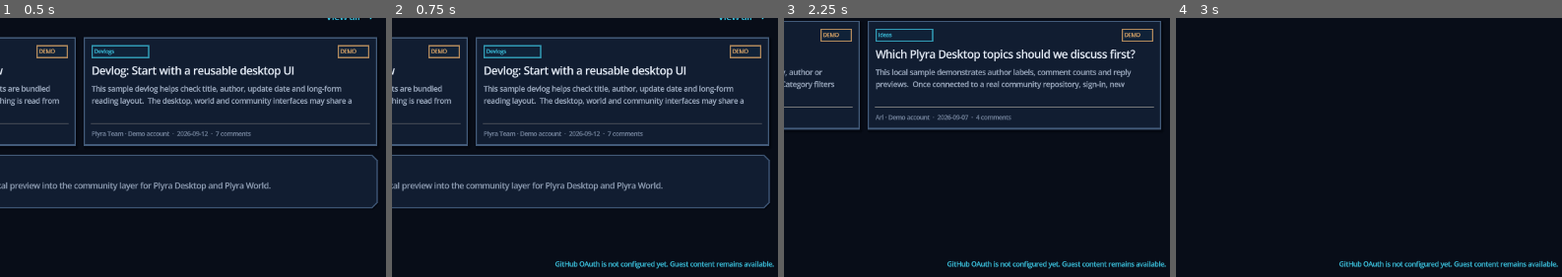
Above: before the commit, frames 1-4 (left to right).
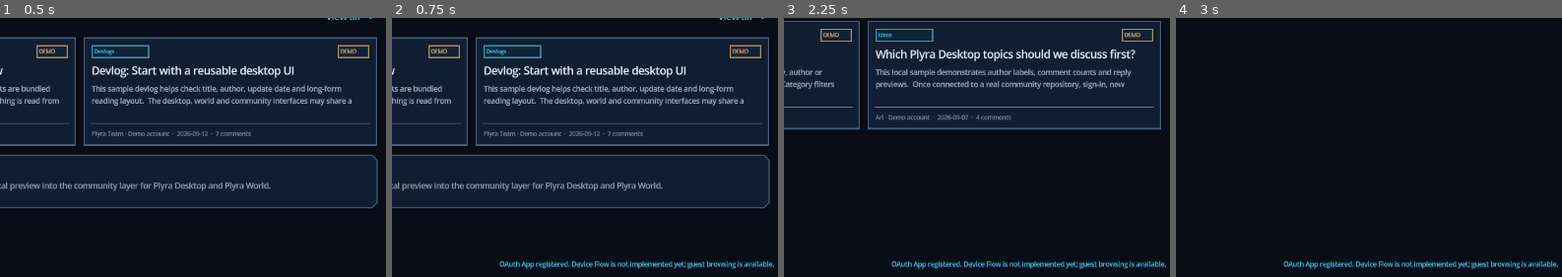
Above: after the commit, the same moments.

Repository: FallenStar-Studio/community-app
Game: Godot game, scene res://scenes/community_shell.tscn
Two runs of this game, one before a commit and one after it. Both use one fixed random seed, a clock stepped at 60 frames per second and the inputs below.
Inputs (mouse positions are % of the whole screen's width and height, from its top left):
- Up to frame 1 (0.5 s): no input
- Up to frame 2 (0.75 s): click "Connect account" at 0.5 s
- Up to frame 3 (2.25 s): click "⌂ Home" at 1.25 s; click "▤ Discussions" at 2 s
- Up to frame 4 (3 s): click (52, 20) at 2.77 s; type "12" at 2.85 s
The pictures show only the part of the screen within x 50-99%, y 50-100%; the shares and areas given below are measured in that part.

Frame 1 is identical in both runs. In frame 2, 1.1% of the frame differs, in the area x 27-98%, y 93-97%; in frame 3, 1.1%; in frame 4, 1.1%.

Commit message:
Configure organization OAuth app and document NativeHub integration

Diff:
--- a/config/community_repository.json
+++ b/config/community_repository.json
@@ -3,7 +3,7 @@
   "repository": "community",
   "guest_feed_url": "https://raw.githubusercontent.com/FallenStar-Studio/community/main/docs/feed.json",
   "mod_registry_url": "https://raw.githubusercontent.com/FallenStar-Studio/mod-registry/main/mods.json",
-  "oauth_client_id": "",
+  "oauth_client_id": "Ov23li9j7XtBsvn6LMck",
   "repository_ready": true,
   "requests_enabled": true
 }
--- a/scripts/services/github_auth_provider.gd
+++ b/scripts/services/github_auth_provider.gd
@@ -3,8 +3,8 @@
 
 signal authorization_changed(is_authorized: bool)
 
-## Public-client authorization seam. Device Flow is intentionally disabled until
-## a GitHub OAuth App Client ID and a permission review are supplied.
+## Public-client authorization seam. The organization-owned Client ID is configured,
+## but Device Flow and user-token handling are not implemented yet.
 var client_id := ""
 var _access_token := ""
 
--- a/scripts/services/i18n_service.gd
+++ b/scripts/services/i18n_service.gd
@@ -90,7 +90,8 @@
 	"download_unavailable": ["Downloads unavailable", "下载尚未开放"],
 	"github_connection": ["GitHub connection", "GitHub 连接"],
 	"authorization": ["Authorization", "授权"],
-	"not_connected": ["Guest · OAuth Client ID is not configured", "游客 · OAuth Client ID 尚未配置"],
+	"not_connected": ["Guest · Not signed in", "游客 · 尚未登录"],
+	"auth_setup_pending": ["Client ID configured · Sign-in implementation pending", "Client ID 已配置 · 登录实现待完成"],
 	"content_source": ["Content source", "内容来源"],
 	"online_repository": ["Online repository", "线上仓库"],
 	"not_configured": ["FallenStar-Studio/community · pending setup", "FallenStar-Studio/community · 等待初始化"],
@@ -122,6 +123,7 @@
 	"image_caption": ["Plyra world · community artwork", "Plyra 世界 · 社区视觉创作"],
 	"footer_local": ["LOCAL PREVIEW  ·  Bundled sample content", "本地预览 · 项目内置演示内容"],
 	"toast_github": ["GitHub OAuth is not configured yet. Guest content remains available.", "GitHub OAuth 尚未配置。你仍可使用游客内容。"],
+	"toast_device_flow_pending": ["OAuth App registered. Device Flow is not implemented yet; guest browsing is available.", "OAuth App 已注册，Device Flow 尚未实现；目前可使用游客浏览。"],
 	"toast_write": ["This demo cannot publish to GitHub.", "当前演示版本不会向 GitHub 发布内容。"],
 	"status_guest": ["Browsing as guest", "当前为游客浏览"],
 	"status_offline": ["Offline-ready preview", "离线可浏览预览版"],
@@ -204,7 +206,7 @@
 		"oauth_not_configured":
 			return text("toast_github")
 		"device_flow_not_implemented":
-			return text("toast_github")
+			return text("toast_device_flow_pending")
 		_:
 			return text("status_permission_error")
 
--- a/scripts/ui/community_shell.gd
+++ b/scripts/ui/community_shell.gd
@@ -735,6 +735,8 @@
 	auth.add_child(auth_stack)
 	auth_stack.add_child(_label(I18n.text("github_connection"), 16, TEXT))
 	var auth_status := I18n.text("connected_as") if AppServices.auth.is_authorized() else I18n.text("not_connected")
+	if not AppServices.auth.is_authorized() and not AppServices.auth.client_id.is_empty():
+		auth_status = I18n.text("auth_setup_pending")
 	var content_status: Dictionary = AppServices.community.content_status()
 	_add_status_row(auth_stack, I18n.text("authorization"), auth_status)
 	_add_status_row(auth_stack, I18n.text("content_source"), I18n.status_label(str(content_status.get("code", "offline_demo"))))
Not shown, changed: README.md
Not shown, changed: TEST-REPORT.md
Not shown, added: docs/cloud-environment-setup.md
Not shown, changed: docs/github-integration.md
Not shown, added: docs/nativehub-integration-review.md
